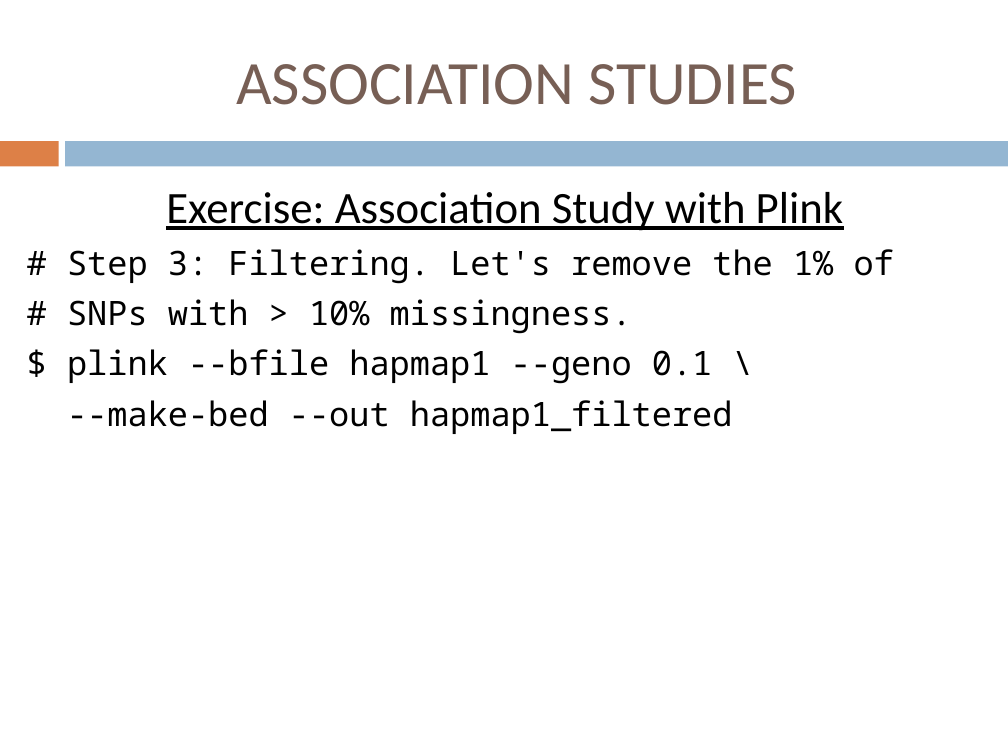
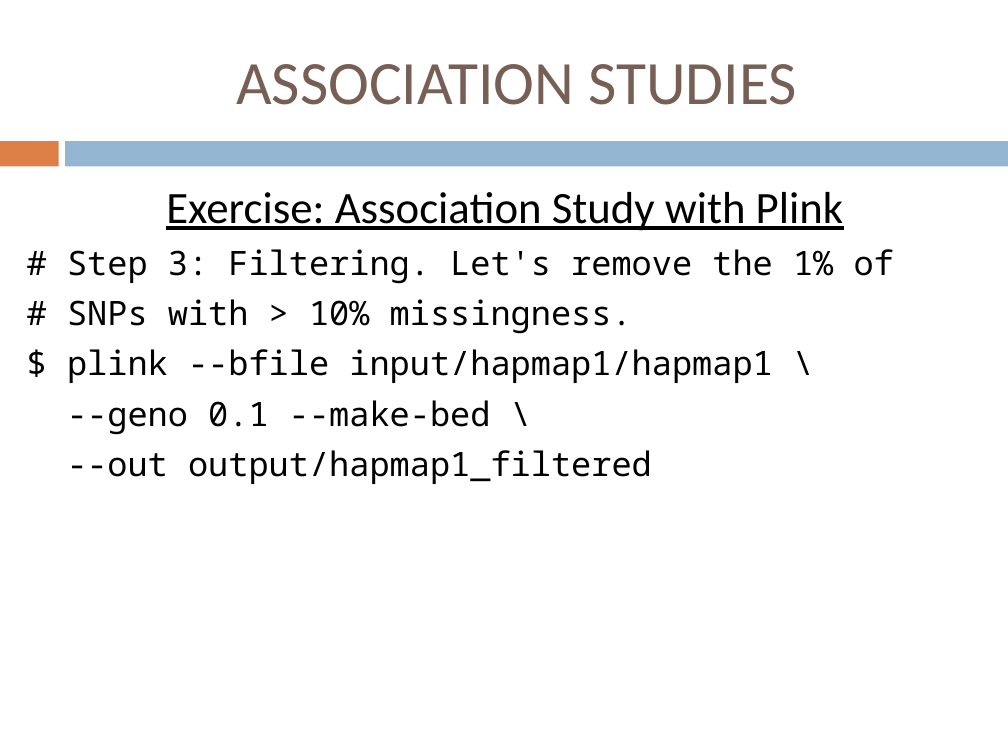
Before and after one commit to jdidion/OpenBioinformaticsWorkshops, a slide deck: slide 29 of development/AdvancedDNASeq/slides/Part5_PopGenAssn.pptx. Drawn at 1008x756 pixels with LibreOffice and Linux fonts; fonts in the diff are those of the drawing. Boxes give left, top, right and bottom in pixels: in the first picture for what was removed or moved away, otherwise in the second. Text is boxed around its words. In the diff, an @@ line names an element or a change of style, - is before the commit and + after.

```diff
--- a/development/AdvancedDNASeq/slides/Part5_PopGenAssn.pptx
+++ b/development/AdvancedDNASeq/slides/Part5_PopGenAssn.pptx
@@ text at [67,349,773,484]: text changed @@
-$ plink --bfile hapmap1 --geno 0.1 \
---make-bed --out hapmap1_filtered
+$ plink --bfile input/hapmap1/hapmap1 \
+--geno 0.1 --make-bed \
+--out output/hapmap1_filtered
```
Also in this commit, not shown: 17 other slides changed, 3 other files.
